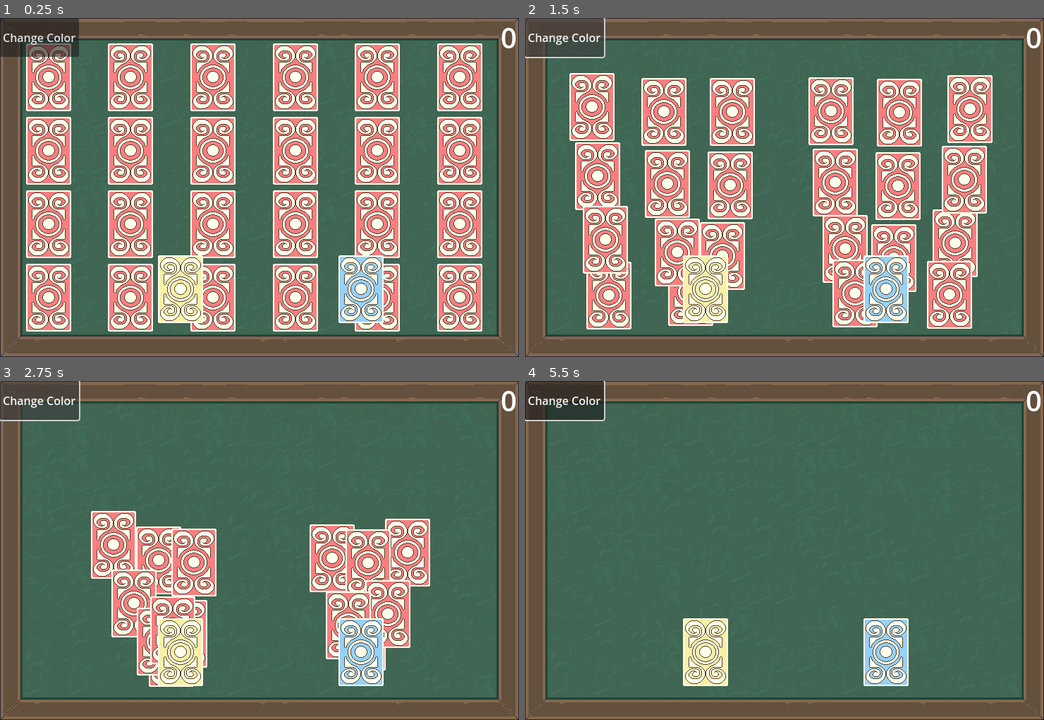
Above: before the commit, frames 1-4 (two rows, left to right).
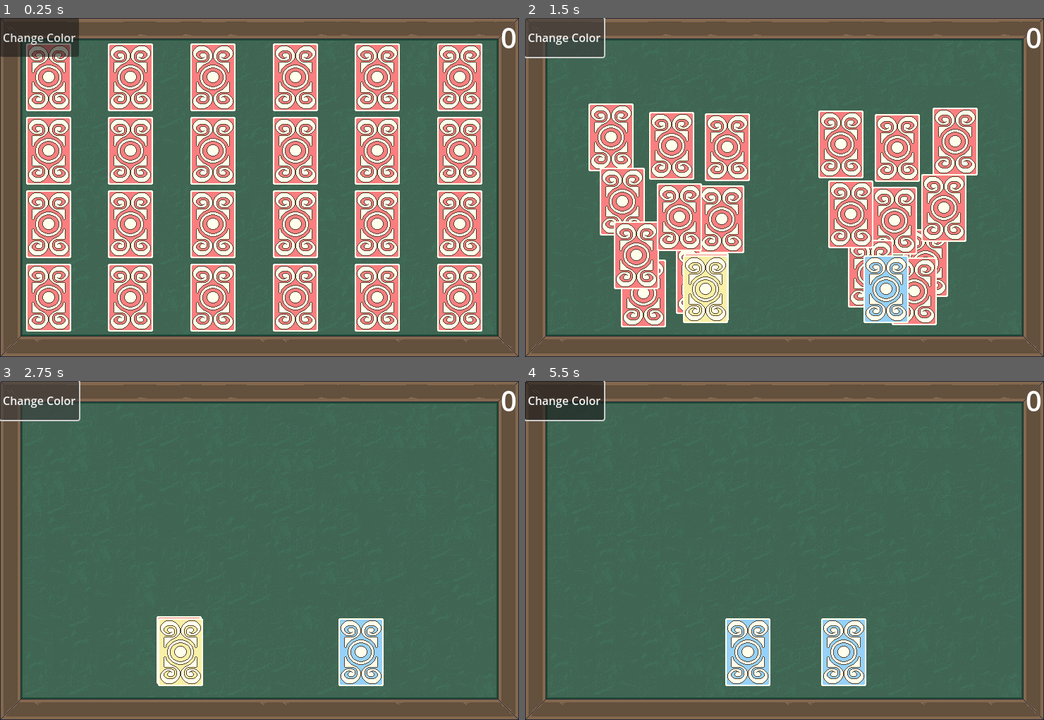
Above: after the commit, the same moments.

Repository: Kiingst/Matching-game
Game: Godot game, scene res://Main/main.tscn
Same seed, same stepped clock (60 frames per second), same inputs: the game is played once before the commit and once after it.
Inputs (mouse positions are in pixels of both pictures, inside the frame that each line leads up to):
- Up to frame 1 (0.25 s): no input
- Up to frame 2 (1.5 s): click "Change Color" at 0.5 s; click "Change Color" at 1.25 s
- Up to frame 3 (2.75 s): click "Change Color" at 2 s
- Up to frame 4 (5.5 s): move the mouse to (898, 533) at 2.77 s; press the mouse at (898, 533) at 2.78 s; move the mouse to (680, 567) at 3.52 s; release the mouse at (680, 567) at 3.53 s; click (680, 567) at 3.6 s; move the mouse to (836, 475) at 4.27 s; press the mouse at (836, 475) at 4.28 s; move the mouse to (758, 618) at 5.02 s; release the mouse at (758, 618) at 5.03 s; click (758, 618) at 5.1 s

The runs differ from the first frame. In frame 1, 3.2% of the frame differs, in the area x 30-74%, y 70-90%; in frame 2, 34%, in the area x 8-91%, y 16-92%; in frame 3, 14%; in frame 4, 6.7%.

Commit message:
looped music and fixed start animation

Diff:
--- a/Main/Card.gd
+++ b/Main/Card.gd
@@ -48,6 +48,7 @@
 	#$flip_timer.start()
 
 	if flipped == false:
+		$flip_sound.play()
 		flip_animation = $AnimationPlayer.libraries.get("").get_animation("Flip_right")
 		flip_animation.track_set_key_value(0, 2, load(picture))
 		$AnimationPlayer.play("Flip_right")
@@ -55,6 +56,7 @@
 		flipped = true
 		emit_signal("flipped_signal" , self)
 	else:
+
 		$AnimationPlayer.play_backwards("Flip_back")
 		flipped = false
 		clickable = true
--- a/Main/Global.gd
+++ b/Main/Global.gd
@@ -110,7 +110,7 @@
 		47:
 			return "res://PixelCard_Assets/Cards/Spades/Card_9Spades.png"
 		48:
-			return "res://PixelCard_Assets/Cards/Spades/Card_10Spades.png"
+			return "res://PixelCard_Assets/Cards/Spades/Card_10spades.png"
 		49:
 			return "res://PixelCard_Assets/Cards/Spades/Card_AceSpade_Big.png"
 		50:
--- a/Main/card.tscn
+++ b/Main/card.tscn
@@ -7,6 +7,7 @@
 [ext_resource type="Texture2D" uid="uid://bpjuipi1t418d" path="res://PixelCard_Assets/Cards/Clubs/Card_2Clubs.png" id="4_j2xbq"]
 [ext_resource type="Texture2D" uid="uid://uql8gmtslahb" path="res://PixelCard_Assets/Cards/Joker.png" id="6_5jpwc"]
 [ext_resource type="Texture2D" uid="uid://data6lvtbf75l" path="res://PixelCard_Assets/Cards/Card_flip_left_blue.png" id="6_q30j8"]
+[ext_resource type="AudioStream" uid="uid://0uwmdc0rd8u7" path="res://sounds/flipcard-91468.mp3" id="8_1r0w2"]
 
 [sub_resource type="Animation" id="Animation_3rur6"]
 resource_name = "Flip_back"
@@ -143,6 +144,10 @@
 text = "42"
 label_settings = SubResource("LabelSettings_fphu2")
 
+[node name="flip_sound" type="AudioStreamPlayer" parent="."]
+stream = ExtResource("8_1r0w2")
+volume_db = -10.0
+
 [connection signal="timeout" from="flip_timer" to="." method="_on_flip_timer_timeout"]
 [connection signal="input_event" from="card_area" to="." method="_on_card_area_input_event"]
 [connection signal="mouse_entered" from="card_area" to="." method="_on_card_area_mouse_entered"]
--- a/Main/dummy_card.gd
+++ b/Main/dummy_card.gd
@@ -7,7 +7,7 @@
 @export var speed : int
 
 var trip = false
-
+signal card_to_point
 # Called when the node enters the scene tree for the first time.
 func _ready():
 	set_card_color()
@@ -19,10 +19,11 @@
 # Called every frame. 'delta' is the elapsed time since the previous frame.
 func _process(delta):
 	if moving == true:
-		if global_position.distance_to(pos_to_move_to) < 1.5 :
+		if global_position.distance_to(pos_to_move_to) < 2 :
 			#queue_free()
 			moving = false
 			if trip == false:
+				emit_signal("card_to_point")
 				self.visible = false
 				trip = true
 
--- a/Main/dummy_card.tscn
+++ b/Main/dummy_card.tscn
@@ -9,7 +9,7 @@
 [node name="dummy_card" type="Sprite2D"]
 texture = ExtResource("1_lr2aa")
 script = ExtResource("1_c7yy2")
-speed = 100
+speed = 200
 
 [node name="dummy_card" type="Area2D" parent="."]
 
--- a/Main/main.gd
+++ b/Main/main.gd
@@ -153,6 +153,7 @@
 
 		c.position = $Cards.get_children()[i].position
 		c.original_pos = c.position
+		c.connect("card_to_point",Callable(self,"make_shuffle_visible"))
 		$Dummy_Card.add_child(c)
 
 
@@ -173,16 +174,20 @@
 	place_dummy_cards()
 	await get_tree().create_timer(1.0).timeout
 	get_tree().call_group("dummy_cards", "move_to_shuffle_point")
-	await get_tree().create_timer(5.0).timeout
+	await get_tree().create_timer(2.5).timeout
 	$AnimationPlayer.play("Shuffle_cards")
 	await get_tree().create_timer(1.5).timeout
 	get_tree().call_group("dummy_cards", "move_to_middle")
 	await get_tree().create_timer(3.0).timeout
 	get_tree().call_group("dummy_cards", "move_back")
-	await get_tree().create_timer(5.0).timeout
+	await get_tree().create_timer(2.5).timeout
 	get_tree().call_group("dummy_cards", "queue_free")
 
 	#play start sound
 
 	get_tree().call_group("cards", "is_clickable")
 	get_tree().call_group("cards", "make_visible")
+
+func make_shuffle_visible():
+	$Shuffle/Left_deck.visible = true
+	$Shuffle/Right_deck.visible = true
--- a/Main/main.tscn
+++ b/Main/main.tscn
@@ -61,104 +61,6 @@
 [sub_resource type="RectangleShape2D" id="RectangleShape2D_ruqi3"]
 size = Vector2(344, 464)
 
-[sub_resource type="Animation" id="Animation_psvgm"]
-resource_name = "Shuffle_cards"
-length = 3.5
-tracks/0/type = "method"
-tracks/0/imported = false
-tracks/0/enabled = true
-tracks/0/path = NodePath("Shuffle/Left_deck")
-tracks/0/interp = 1
-tracks/0/loop_wrap = true
-tracks/0/keys = {
-"times": PackedFloat32Array(0, 1.5, 2.5, 3, 3.5),
-"transitions": PackedFloat32Array(1, 1, 1, 1, 1),
-"values": [{
-"args": [&"1", 1.0, false],
-"method": &"play"
-}, {
-"args": [],
-"method": &"stop"
-}, {
-"args": [&"", 1.0, false],
-"method": &"play"
-}, {
-"args": [],
-"method": &"stop"
-}, {
-"args": [],
-"method": &"queue_free"
-}]
-}
-tracks/1/type = "method"
-tracks/1/imported = false
-tracks/1/enabled = true
-tracks/1/path = NodePath("Shuffle/Right_deck")
-tracks/1/interp = 1
-tracks/1/loop_wrap = true
-tracks/1/keys = {
-"times": PackedFloat32Array(0, 1.5, 3.5),
-"transitions": PackedFloat32Array(1, 1, 1),
-"values": [{
-"args": [&"1", 1.0, false],
-"method": &"play"
-}, {
-"args": [],
-"method": &"stop"
-}, {
-"args": [],
-"method": &"queue_free"
-}]
-}
-tracks/2/type = "value"
-tracks/2/imported = false
-tracks/2/enabled = true
-tracks/2/path = NodePath("Shuffle/Left_deck:position")
-tracks/2/interp = 1
-tracks/2/loop_wrap = true
-tracks/2/keys = {
-"times": PackedFloat32Array(0, 1.5, 2.5),
-"transitions": PackedFloat32Array(1, 1, 1),
-"update": 0,
-"values": [Vector2(256, 384), Vector2(256, 384), Vector2(384, 384)]
-}
-tracks/3/type = "value"
-tracks/3/imported = false
-tracks/3/enabled = true
-tracks/3/path = NodePath("Shuffle/Right_deck:position")
-tracks/3/interp = 1
-tracks/3/loop_wrap = true
-tracks/3/keys = {
-"times": PackedFloat32Array(0, 1.5, 2.5),
-"transitions": PackedFloat32Array(1, 1, 1),
-"update": 0,
-"values": [Vector2(512, 384), Vector2(512, 384), Vector2(384, 384)]
-}
-tracks/4/type = "value"
-tracks/4/imported = false
-tracks/4/enabled = true
-tracks/4/path = NodePath("Shuffle/Right_deck:visible")
-tracks/4/interp = 1
-tracks/4/loop_wrap = true
-tracks/4/keys = {
-"times": PackedFloat32Array(0, 2.5),
-"transitions": PackedFloat32Array(1, 1),
-"update": 1,
-"values": [true, false]
-}
-tracks/5/type = "value"
-tracks/5/imported = false
-tracks/5/enabled = true
-tracks/5/path = NodePath("Shuffle/Left_deck:visible")
-tracks/5/interp = 1
-tracks/5/loop_wrap = true
-tracks/5/keys = {
-"times": PackedFloat32Array(0, 2.5),
-"transitions": PackedFloat32Array(1, 1),
-"update": 1,
-"values": [true, true]
-}
-
 [sub_resource type="Animation" id="Animation_5dg8b"]
 length = 0.001
 tracks/0/type = "value"
@@ -195,7 +97,7 @@
 "times": PackedFloat32Array(0),
 "transitions": PackedFloat32Array(1),
 "update": 1,
-"values": [true]
+"values": [false]
 }
 tracks/3/type = "value"
 tracks/3/imported = false
@@ -207,7 +109,105 @@
 "times": PackedFloat32Array(0),
 "transitions": PackedFloat32Array(1),
 "update": 1,
-"values": [true]
+"values": [false]
+}
+
+[sub_resource type="Animation" id="Animation_psvgm"]
+resource_name = "Shuffle_cards"
+length = 5.0
+tracks/0/type = "method"
+tracks/0/imported = false
+tracks/0/enabled = true
+tracks/0/path = NodePath("Shuffle/Left_deck")
+tracks/0/interp = 1
+tracks/0/loop_wrap = true
+tracks/0/keys = {
+"times": PackedFloat32Array(0, 1.5, 2.5, 3, 4.6),
+"transitions": PackedFloat32Array(1, 1, 1, 1, 1),
+"values": [{
+"args": [&"1", 1.0, false],
+"method": &"play"
+}, {
+"args": [],
+"method": &"stop"
+}, {
+"args": [&"", 1.0, false],
+"method": &"play"
+}, {
+"args": [],
+"method": &"stop"
+}, {
+"args": [],
+"method": &"queue_free"
+}]
+}
+tracks/1/type = "method"
+tracks/1/imported = false
+tracks/1/enabled = true
+tracks/1/path = NodePath("Shuffle/Right_deck")
+tracks/1/interp = 1
+tracks/1/loop_wrap = true
+tracks/1/keys = {
+"times": PackedFloat32Array(0, 1.5, 3.5),
+"transitions": PackedFloat32Array(1, 1, 1),
+"values": [{
+"args": [&"1", 1.0, false],
+"method": &"play"
+}, {
+"args": [],
+"method": &"stop"
+}, {
+"args": [],
+"method": &"queue_free"
+}]
+}
+tracks/2/type = "value"
+tracks/2/imported = false
+tracks/2/enabled = true
+tracks/2/path = NodePath("Shuffle/Left_deck:position")
+tracks/2/interp = 1
+tracks/2/loop_wrap = true
+tracks/2/keys = {
+"times": PackedFloat32Array(0, 1.5, 2.5),
+"transitions": PackedFloat32Array(1, 1, 1),
+"update": 0,
+"values": [Vector2(256, 384), Vector2(256, 384), Vector2(384, 384)]
+}
+tracks/3/type = "value"
+tracks/3/imported = false
+tracks/3/enabled = true
+tracks/3/path = NodePath("Shuffle/Right_deck:position")
+tracks/3/interp = 1
+tracks/3/loop_wrap = true
+tracks/3/keys = {
+"times": PackedFloat32Array(0, 1.5, 2.5),
+"transitions": PackedFloat32Array(1, 1, 1),
+"update": 0,
+"values": [Vector2(512, 384), Vector2(512, 384), Vector2(384, 384)]
+}
+tracks/4/type = "value"
+tracks/4/imported = false
+tracks/4/enabled = true
+tracks/4/path = NodePath("Shuffle/Right_deck:visible")
+tracks/4/interp = 1
+tracks/4/loop_wrap = true
+tracks/4/keys = {
+"times": PackedFloat32Array(0, 2.5),
+"transitions": PackedFloat32Array(1, 1),
+"update": 1,
+"values": [true, false]
+}
+tracks/5/type = "value"
+tracks/5/imported = false
+tracks/5/enabled = true
+tracks/5/path = NodePath("Shuffle/Left_deck:visible")
+tracks/5/interp = 1
+tracks/5/loop_wrap = true
+tracks/5/keys = {
+"times": PackedFloat32Array(0, 2.5),
+"transitions": PackedFloat32Array(1, 1),
+"update": 1,
+"values": [true, true]
 }
 
 [sub_resource type="AnimationLibrary" id="AnimationLibrary_kmqmg"]
@@ -261,11 +261,13 @@
 [node name="Shuffle" type="Node" parent="."]
 
 [node name="Left_deck" type="AnimatedSprite2D" parent="Shuffle"]
+visible = false
 position = Vector2(256, 384)
 sprite_frames = ExtResource("5_b2nmi")
 animation = &"6"
 
 [node name="Right_deck" type="AnimatedSprite2D" parent="Shuffle"]
+visible = false
 position = Vector2(512, 384)
 sprite_frames = ExtResource("5_b2nmi")
 animation = &"1"
--- a/Main/music.tscn
+++ b/Main/music.tscn
@@ -1,7 +1,8 @@
-[gd_scene load_steps=3 format=3 uid="uid://bqucfcbqg0fay"]
+[gd_scene load_steps=4 format=3 uid="uid://bqucfcbqg0fay"]
 
 [ext_resource type="AudioStream" uid="uid://47vy1wiu54r2" path="res://Chill Jazz Music Pack Easy Loop .WAV/Chill Out, Man.wav" id="1_qfkxh"]
 [ext_resource type="AudioStream" uid="uid://do4fff4teurfo" path="res://Chill Jazz Music Pack Easy Loop .WAV/Jingle - Failure 1.wav" id="2_nj5q6"]
+[ext_resource type="AudioStream" uid="uid://lexd81xh3hvs" path="res://sounds/shuffleandcardflip1-40942.mp3" id="3_xd6nd"]
 
 [node name="Music" type="Node"]
 
@@ -24,3 +25,6 @@
 [node name="Great" type="AudioStreamPlayer" parent="."]
 stream = ExtResource("2_nj5q6")
 volume_db = -20.0
+
+[node name="AudioStreamPlayer" type="AudioStreamPlayer" parent="."]
+stream = ExtResource("3_xd6nd")
Not shown, changed: Chill Jazz Music Pack Easy Loop .WAV/Chill Out, Man.wav.import
Not shown: 1 places in Main/card.tscn that only renumber resources
Not shown, changed: export_presets.cfg
Not shown, added: sounds/flipcard-91468.mp3.import
Not shown, added: sounds/shuffleandcardflip1-40942.mp3.import
Not shown, added: exports/Easy_Matching.zip
Not shown, added: exports/Easy_Matching_Build1.console.exe
Not shown, added: exports/Easy_Matching_Build1.exe
Not shown, added: exports/Easy_Matching_Build1.pck
Not shown, added: exports/Real_Matching_Build1.console.exe
Not shown, added: exports/Real_Matching_Build1.exe
Not shown, added: exports/Real_Matching_Build1.pck
(and 2 more such lines)
